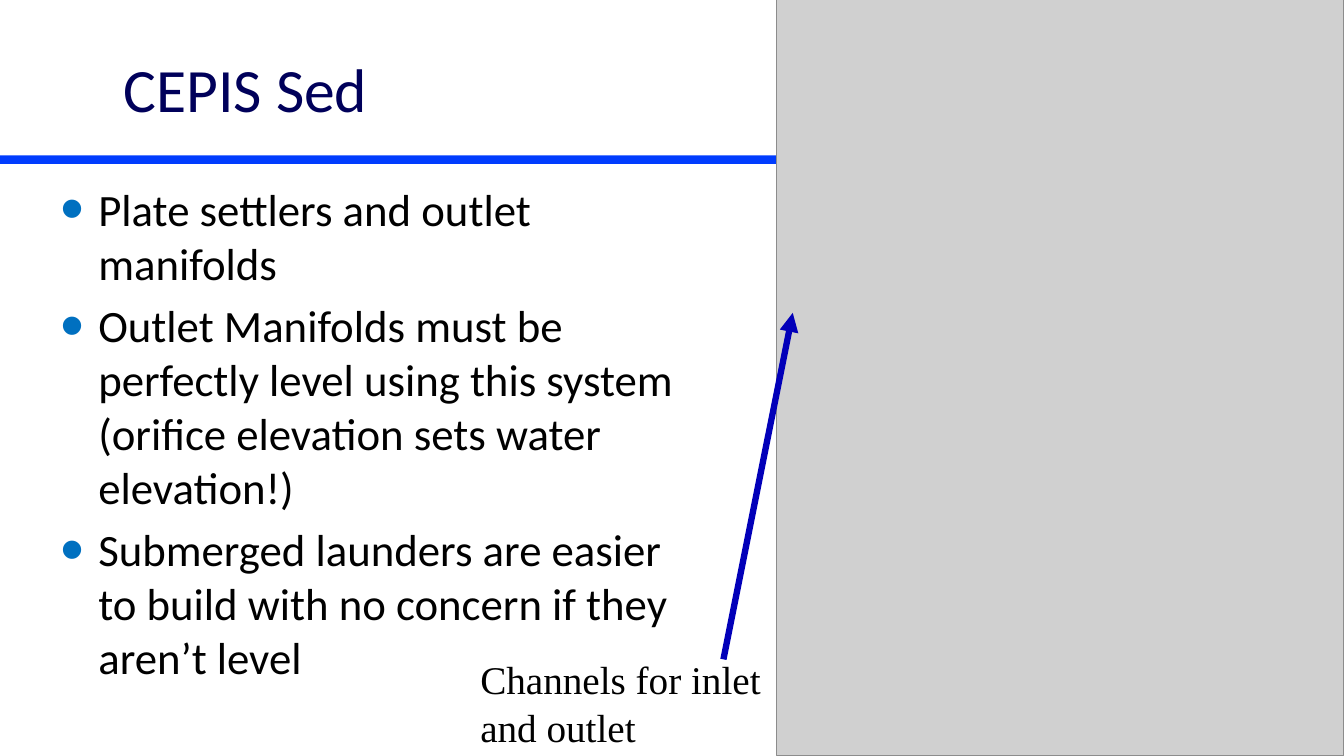
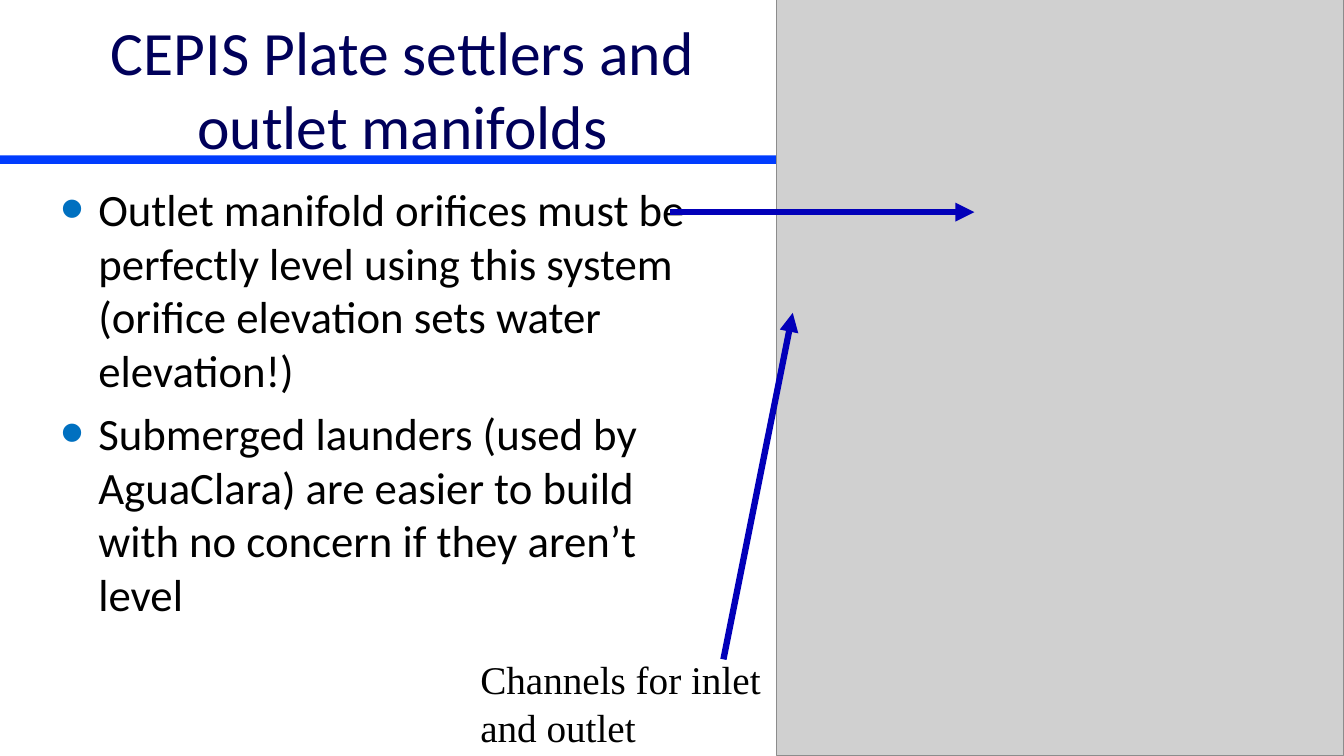
Before and after one commit to monroews/CEE4520Lectures, a slide deck: slide 6 of Discussions/SuperPulsator-CEPIS.pptx (slide 5 before the commit). Drawn at 1344x756 pixels with LibreOffice and Linux fonts; fonts in the diff are those of the drawing; grey boxes stand for pictures. Boxes give left, top, right and bottom in pixels: in the first picture for what was removed or moved away, otherwise in the second. Text is boxed around its words. In the diff, an @@ line names an element or a change of style, - is before the commit and + after.

```diff
--- a/Discussions/SuperPulsator-CEPIS.pptx
+++ b/Discussions/SuperPulsator-CEPIS.pptx
@@ title at (x1=111, y1=32, x2=693, y2=164): text changed @@
-CEPIS Sed
+CEPIS Plate settlers and outlet manifolds
@@ text at (x1=98, y1=195, x2=685, y2=612): text changed @@
-• Plate settlers and outlet manifolds
-• Outlet Manifolds must be perfectly level using this system (orifice elevation sets water elevation!)
-• Submerged launders are easier to build with no concern if they aren’t level
+• Outlet manifold orifices must be perfectly level using this system (orifice elevation sets water elevation!)
+• Submerged launders (used by AguaClara) are easier to build with no concern if they aren’t level
@@ arrow added from (670, 212) to (975, 212), #0300BA 4.5 pt @@
```
Also in this commit, not shown: 1 other slide changed, 1 slide added.
